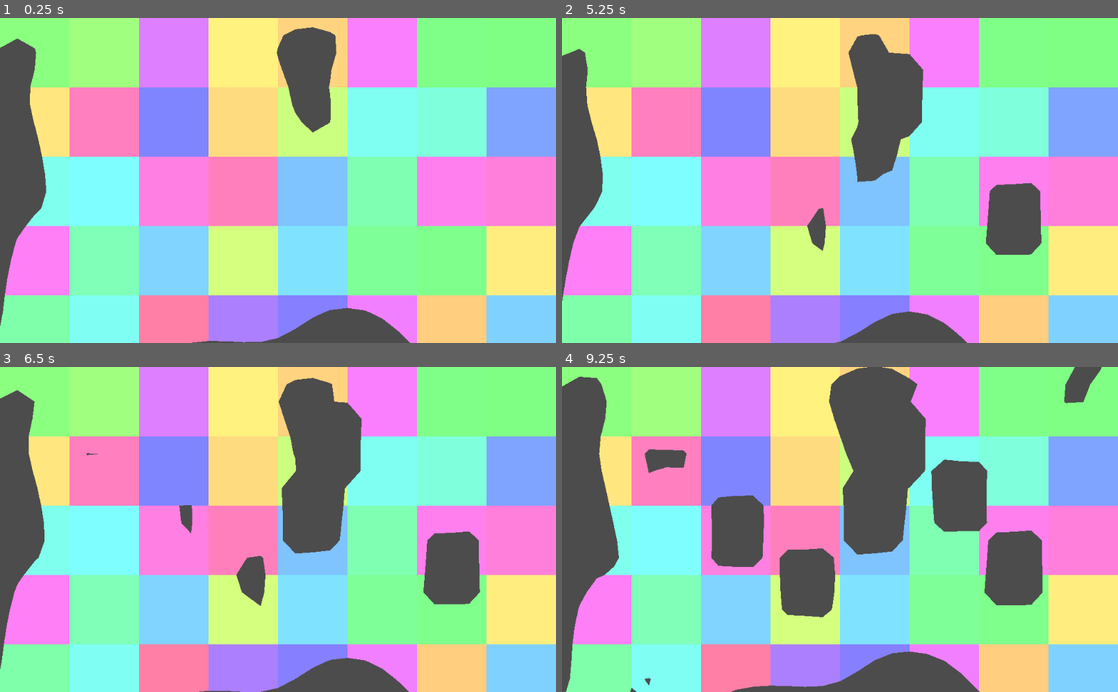
Above: before the commit, frames 1-4 (two rows, left to right).
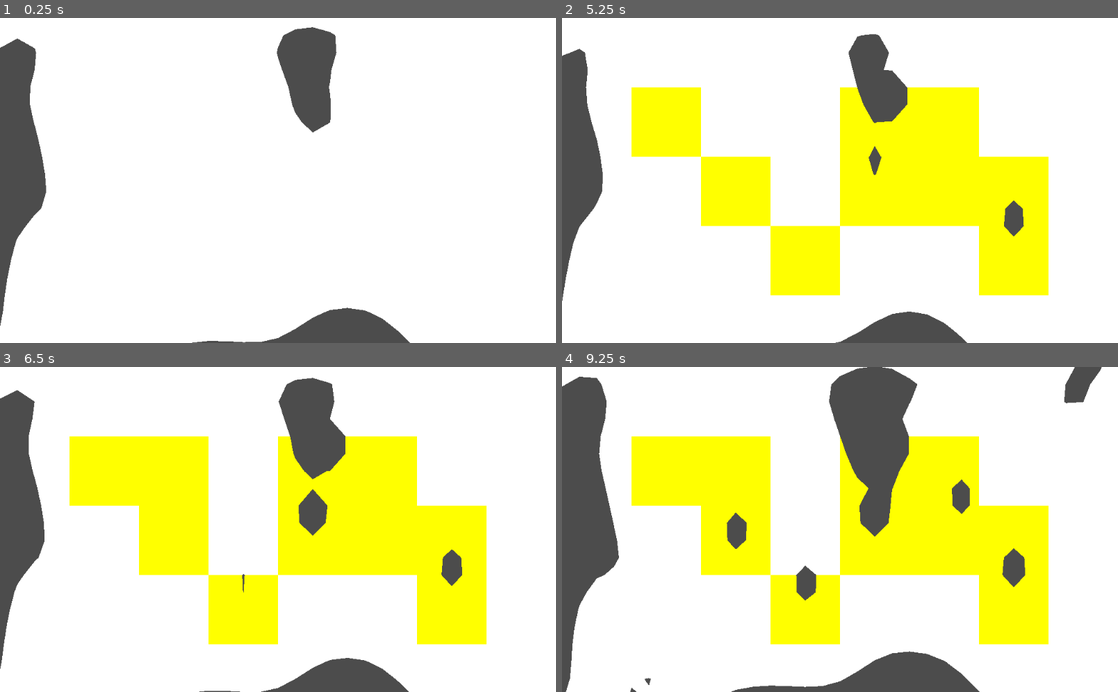
Above: after the commit, the same moments.

Repository: neutrongreen/Splosion
Game: Godot game, scene res://entitys/voxels/VoxelMap.tscn
Two runs of this game, one before a commit and one after it. Both use one fixed random seed, a clock stepped at 60 frames per second and the inputs below. The engine's default icon, where the game draws it, is replaced by a stand-in: a white triangle on a blue panel in a dark square.
Inputs (mouse positions are in pixels of both pictures, inside the frame that each line leads up to):
- Up to frame 1 (0.25 s): no input
- Up to frame 2 (5.25 s): tap Enter (ui_accept) at 0.5, 1.35, 1.52, 1.82, 2.85, 3.02, 3.32, 4.35, 4.52, 4.82 s; move the mouse to (962, 164) at 0.52 s; hold Up (ui_up) 0.53-1.28 s; hold Enter (ui_accept) 0.53-1.28 s; move the mouse to (728, 196) at 1.27 s; hold Down (ui_down) 1.28-2.03 s; move the mouse to (895, 109) at 2.02 s; hold Enter (ui_accept) 2.03-2.78 s; hold Up (ui_up) 2.03-3.53 s; move the mouse to (812, 245) at 2.77 s; move the mouse to (1006, 229) at 3.52 s; hold Enter (ui_accept) 3.53-4.28 s; hold Down (ui_down) from 3.53 s (still down); move the mouse to (673, 131) at 4.27 s; move the mouse to (867, 180) at 5.02 s; hold Enter (ui_accept) from 5.03 s (still down)
- Up to frame 3 (6.5 s): move the mouse to (194, 448) at 5.77 s; release Down (ui_down) at 5.78 s; release Enter (ui_accept) at 5.78 s; hold Up (ui_up) from 5.78 s (still down); tap Enter (ui_accept) at 5.85, 6.02, 6.32 s
- Up to frame 4 (9.25 s): move the mouse to (962, 513) at 6.52 s; hold Enter (ui_accept) 6.53-7.28 s; move the mouse to (728, 545) at 7.27 s; tap Enter (ui_accept) at 7.35, 7.52, 7.82, 8.85, 9.02 s; move the mouse to (895, 458) at 8.02 s; release Up (ui_up) at 8.03 s; hold Enter (ui_accept) 8.03-8.78 s; hold Down (ui_down) from 8.03 s (still down); move the mouse to (812, 594) at 8.77 s

The runs differ from the first frame. In frame 1, 92% of the frame differs, in the area x 0-100%, y 0-100%; in frame 2, 93%; in frame 3, 91%; in frame 4, 85%.

Commit message:
test for chunk update optimistations

Diff:
--- a/entitys/voxels/VoxelMap.gd
+++ b/entitys/voxels/VoxelMap.gd
@@ -62,18 +62,50 @@
 			for y in range(MAP_SIZE.y):
 				chunks[x][y].update_voxels()
 
-
+func get_updated_chunks(coords):
+	var x_array = []
+	var y_array = []
+	var return_array = []
+	coords.x /= CHUNK_SIZE
+	coords.y /= CHUNK_SIZE
+	x_array.append(floor(coords.x))
+	y_array.append(floor(coords.y))
+	if fmod(coords.x, CHUNK_SIZE) == 0:
+		x_array.append(floor(coords.x) - 1)
+	if fmod(coords.y, CHUNK_SIZE) == 0:
+		y_array.append(floor(coords.y) - 1)
+	for x in x_array:
+		for y in y_array:
+			if !(x < 0) and x < MAP_SIZE.x:
+				if !(y < 0) and y < MAP_SIZE.y:
+					return_array.append(Vector2(x, y))
+	return return_array
 
 #https://stackoverflow.com/questions/15856411/finding-all-the-points-within-a-circle-in-2d-space
 func circle_brush(mappos, r, strength):
+	var updated_chunks = []
 	for x in range(mappos.x - r, mappos.x + r):
 		var yspan = round(r*sin(acos((mappos.x-x)/r)));
-		print(yspan)
 		for y in range(mappos.y - yspan, mappos.y + yspan):
 			var i = Vector2(x, y)
 			if !((i.y > CHUNK_SIZE*MAP_SIZE.y) or i.y < 0) and !((i.x > CHUNK_SIZE*MAP_SIZE.x) or i.x < 0):
 				#update map location
 				map[i.x][i.y] -= strength
+				#then get what chunks are updated and if not in the update list add them
+				var tempchunks = get_updated_chunks(i)
+				print(tempchunks)
+				for c in tempchunks:
+					var is_dup = false
+					for f in updated_chunks:
+						if c == f:
+							is_dup = true
+							break
+					if !is_dup:
+						updated_chunks.append(c)
+	print(updated_chunks)
+	for i in updated_chunks:
+		chunks[i.x][i.y].update_voxels()
+		chunks[i.x][i.y].colours = PoolColorArray([Color(255,255,0)])
 				#(x, y), (x, ySym), (xSym , y), (xSym, ySym) are in the circle
 
 
@@ -107,5 +139,4 @@
 		pos.y = round(pos.y/TILE_SIZE)
 		if pos.x < CHUNK_SIZE*MAP_SIZE.x and pos.x > 0:
 			if pos.y < CHUNK_SIZE*MAP_SIZE.y and pos.y > 0:
-				circle_brush(pos, 2, 0.8*delta)
-				generate_map(true)
+				circle_brush(pos, 1, 0.8*delta)
--- a/entitys/voxels/VoxelMap.tscn
+++ b/entitys/voxels/VoxelMap.tscn
@@ -26,4 +26,3 @@
 MAP_SIZE = Vector2( 8, 8 )
 MAP_SCALE = 0.5
 SURFACE_LEVEL = 0.9
-testing = true
